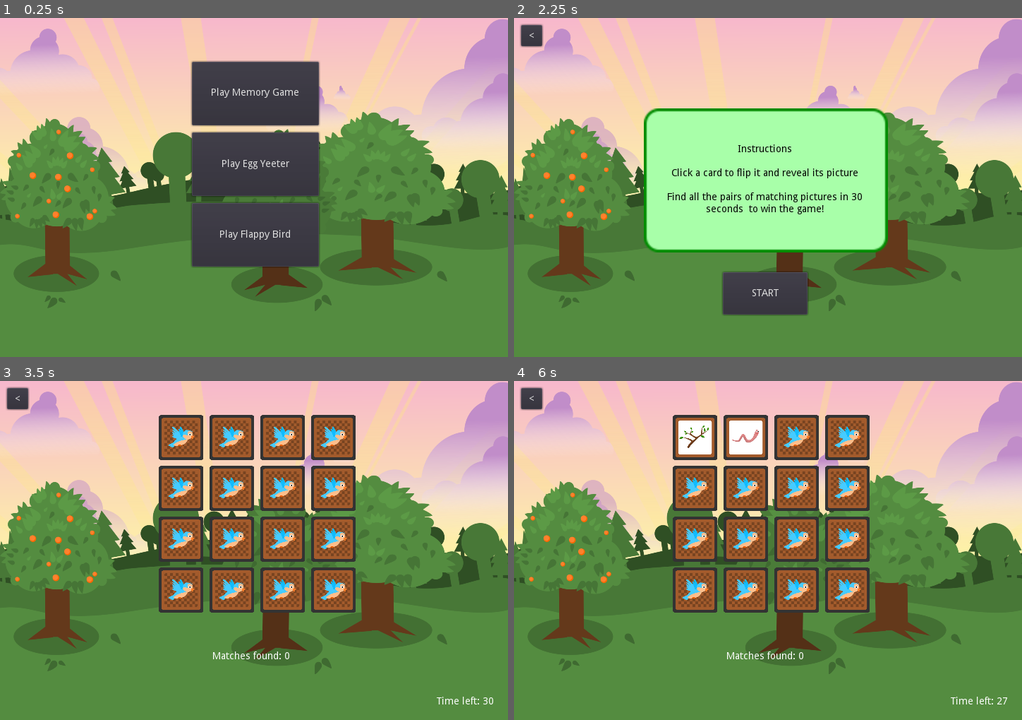
Above: before the commit, frames 1-4 (two rows, left to right).
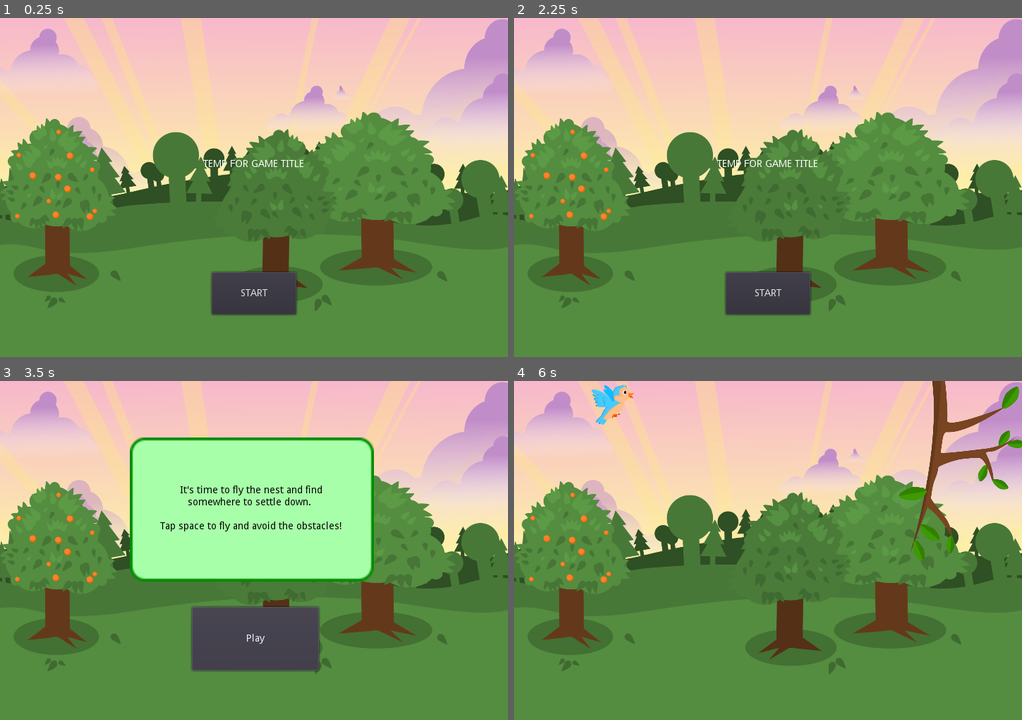
Above: after the commit, the same moments.

Repository: benfernandes/gamejam-august-2020
Game: Godot game, scene res://Main.tscn
The game is run twice, just before and just after one commit, with the same random seed, the same clock (stepped at 60 frames per second) and the same inputs.
Inputs (mouse positions are in pixels of both pictures, inside the frame that each line leads up to):
- Up to frame 1 (0.25 s): no input
- Up to frame 2 (2.25 s): click (768, 92) at 0.5 s, where only the run before the commit has a clickable "Play Memory Game"; click (529, 34) at 1.25 s, where only the run before the commit has a clickable "<"; click (768, 92) at 2 s, where only the run before the commit has a clickable "Play Memory Game"
- Up to frame 3 (3.5 s): click "START" at 2.75 s
- Up to frame 4 (6 s): click (768, 638) at 3.5 s, where only the run after the commit has a clickable "Play"; move the mouse to (696, 438) at 4.27 s; hold Right (ui_right) 4.28-5.03 s; hold Space (flap) 4.28-5.03 s; click (696, 438) at 4.42 s; move the mouse to (747, 438) at 5.02 s; hold Left (ui_left) 5.03-5.78 s; tap Space (flap) at 5.1, 5.27, 5.57 s; click (747, 438) at 5.17 s; move the mouse to (798, 438) at 5.77 s; hold Right (ui_right) from 5.78 s (still down); hold Space (flap) from 5.78 s (still down); click (798, 438) at 5.92 s

The runs differ from the first frame. In frame 1, 17% of the frame differs, in the area x 37-64%, y 12-88%; in frame 2, 21%; in frame 3, 31%, in the area x 1-98%, y 1-96%; in frame 4, 22%.

Commit message:
Update main screen with flow and difficulty (#3)
* Make main screen with flow and difficulty

* fixes

Diff:
--- a/Main.gd
+++ b/Main.gd
@@ -6,40 +6,84 @@
 var egg_yeeter_game_instance
 var flappy_bird
 var flappy_bird_instance
-var difficulty = "easy"
+var current_difficulty = "easy"
+var current_act = 1
 
 func _ready():
+	hide_main_screen()
 	memory_game = preload("res://memory/MemoryGameMain.tscn")
 	flappy_bird = preload("res://flappy-bird/FlappyBirdMain.tscn")
 	egg_yeeter_game = preload("res://yeeter/yeeter.tscn")
-	# preload other minigames
 
-func _hide_main_screen():
+func hide_main_screen():
+	$MemoryGameTextBox.hide()
 	$MemoryGameButton.hide()
+	$EggYeeterTextBox.hide()
 	$EggYeeterButton.hide()
+	$FlappyBirdTextBox.hide()
 	$FlappyBirdButton.hide()
-	# add the other buttons to hide here
+	$EggHatchTextBox.hide()
+
+func handle_game_won(game):
+	if game == "memory":
+		$EggYeeterTextBox.show()
+		$EggYeeterButton.show()
+		egg_yeeter_game_instance = egg_yeeter_game.instance()
+		egg_yeeter_game_instance.difficulty = current_difficulty
+	elif game == "yeeter":
+		$EggHatchTextBox.show()
+		proceed_to_next_act()
+	elif game == "hatch":
+		$FlappyBirdTextBox.show()
+		$FlappyBirdButton.show()
+		flappy_bird_instance = flappy_bird.instance()
+		flappy_bird_instance.difficulty = current_difficulty
+	elif game == "flappy":
+		$MemoryGameTextBox.show()
+		$MemoryGameButton.show()
+		memory_game_instance = memory_game.instance()
+		memory_game_instance.difficulty = current_difficulty
 
 func show_main_screen():
-	$MemoryGameButton.show()
-	$EggYeeterButton.show()
+	$FlappyBirdTextBox.show()
 	$FlappyBirdButton.show()
-	# add the other buttons to show here
+	flappy_bird_instance = flappy_bird.instance()
 
 func _on_MemoryGameButton_pressed():
-	memory_game_instance = memory_game.instance()
-	_hide_main_screen()
+	hide_main_screen()
 	add_child(memory_game_instance)
 
 func _on_EggYeeterButton_pressed():
-	egg_yeeter_game_instance = egg_yeeter_game.instance()
-	_hide_main_screen()
+	hide_main_screen()
 	add_child(egg_yeeter_game_instance)
 
 func _on_FlappyBirdButton_pressed():
-	flappy_bird_instance = flappy_bird.instance()
-	_hide_main_screen()
+	hide_main_screen()
 	add_child(flappy_bird_instance)
-	flappy_bird_instance.difficulty = "easy"
 
-# add functions to play other minigames here
+func proceed_to_next_act():
+	if current_act == 1:
+		current_act = 2
+		current_difficulty = "medium"
+		print("Setting difficulty to medium")
+		start_new_act_with_delay()
+		return
+	elif current_act == 2:
+		current_act = 3
+		current_difficulty = "hard"
+		print("Setting difficulty to hard")
+		start_new_act_with_delay()
+		return
+	elif current_act == 3:
+		print("finished")
+		# TODO: handle game finish
+
+func start_new_act_with_delay():
+	var next_act_timer = Timer.new()
+	next_act_timer.set_wait_time(3)
+	next_act_timer.set_one_shot(true)
+	self.add_child(next_act_timer)
+	next_act_timer.start()
+
+	yield(next_act_timer, "timeout")
+	handle_game_won("hatch")
--- a/Main.tscn
+++ b/Main.tscn
@@ -1,9 +1,11 @@
-[gd_scene load_steps=3 format=2]
+[gd_scene load_steps=5 format=2]
 
 [ext_resource path="res://Main.gd" type="Script" id=1]
 [ext_resource path="res://assets/background-v1.png" type="Texture" id=2]
+[ext_resource path="res://MainStartScreen.tscn" type="PackedScene" id=3]
+[ext_resource path="res://assets/text_container_2.png" type="Texture" id=4]
 
-[node name="Node" type="Node"]
+[node name="Main" type="Node"]
 script = ExtResource( 1 )
 
 [node name="Background" type="TextureRect" parent="."]
@@ -19,31 +21,166 @@
 }
 
 [node name="MemoryGameButton" type="Button" parent="."]
-margin_left = 272.265
-margin_top = 61.8323
-margin_right = 452.265
-margin_bottom = 151.832
-text = "Play Memory Game"
+margin_left = 272.0
+margin_top = 320.0
+margin_right = 452.0
+margin_bottom = 410.0
+text = "Play"
 __meta__ = {
 "_edit_use_anchors_": false
 }
 
 [node name="EggYeeterButton" type="Button" parent="."]
 margin_left = 272.0
-margin_top = 162.324
+margin_top = 320.0
 margin_right = 452.0
-margin_bottom = 252.324
-text = "Play Egg Yeeter"
+margin_bottom = 410.0
+text = "Play"
+__meta__ = {
+"_edit_use_anchors_": false,
+"_editor_description_": ""
+}
 
 [node name="FlappyBirdButton" type="Button" parent="."]
 margin_left = 272.0
-margin_top = 262.135
+margin_top = 320.0
 margin_right = 452.0
-margin_bottom = 352.135
-text = "Play Flappy Bird"
+margin_bottom = 410.0
+text = "Play"
 __meta__ = {
-"_edit_use_anchors_": false
+"_edit_use_anchors_": false,
+"_editor_description_": ""
+}
+
+[node name="MainStartScreen" parent="." instance=ExtResource( 3 )]
+
+[node name="MemoryGameTextBox" type="TextureRect" parent="."]
+margin_left = 184.0
+margin_top = 80.0
+margin_right = 357.0
+margin_bottom = 182.0
+rect_scale = Vector2( 2, 2 )
+mouse_filter = 2
+texture = ExtResource( 4 )
+__meta__ = {
+"_edit_group_": true,
+"_edit_use_anchors_": false,
+"_editor_description_": ""
+}
+
+[node name="MemoryGameText" type="Label" parent="MemoryGameTextBox"]
+margin_left = 16.0
+margin_right = 296.0
+margin_bottom = 202.0
+rect_scale = Vector2( 0.5, 0.5 )
+custom_colors/font_color = Color( 0, 0, 0, 1 )
+text = "This place looks nice. Better build a nest!
+
+
+Click a card to flip it and reveal something you might want for your nest.
+
+Find all the matching pairs within the time limit to win the game!"
+align = 1
+valign = 1
+autowrap = true
+__meta__ = {
+"_edit_use_anchors_": false,
+"_editor_description_": ""
+}
+
+[node name="EggYeeterTextBox" type="TextureRect" parent="."]
+margin_left = 184.0
+margin_top = 80.0
+margin_right = 357.0
+margin_bottom = 182.0
+rect_scale = Vector2( 2, 2 )
+mouse_filter = 2
+texture = ExtResource( 4 )
+__meta__ = {
+"_edit_group_": true,
+"_edit_use_anchors_": false,
+"_editor_description_": ""
+}
+
+[node name="EggYeeterText" type="Label" parent="EggYeeterTextBox"]
+margin_left = 16.0
+margin_right = 296.0
+margin_bottom = 202.0
+rect_scale = Vector2( 0.5, 0.5 )
+custom_colors/font_color = Color( 0, 0, 0, 1 )
+text = "What a lovely nest! Well done. Now time to lay some eggs!
+
+Hold space to lay an egg and use the left and right buttons to aim. Release the spacebar to  shoot the egg out.
+
+Get as many eggs as you can into the backet!"
+align = 1
+valign = 1
+autowrap = true
+__meta__ = {
+"_edit_use_anchors_": false,
+"_editor_description_": ""
+}
+
+[node name="EggHatchTextBox" type="TextureRect" parent="."]
+margin_left = 184.0
+margin_top = 80.0
+margin_right = 357.0
+margin_bottom = 182.0
+rect_scale = Vector2( 2, 2 )
+mouse_filter = 2
+texture = ExtResource( 4 )
+__meta__ = {
+"_edit_group_": true,
+"_edit_use_anchors_": false,
+"_editor_description_": ""
+}
+
+[node name="EggHatchText" type="Label" parent="EggHatchTextBox"]
+margin_left = 16.0
+margin_right = 296.0
+margin_bottom = 202.0
+rect_scale = Vector2( 0.5, 0.5 )
+custom_colors/font_color = Color( 0, 0, 0, 1 )
+text = "What's this? It looks like an egg is hatching!"
+align = 1
+valign = 1
+autowrap = true
+__meta__ = {
+"_edit_use_anchors_": false,
+"_editor_description_": ""
+}
+
+[node name="FlappyBirdTextBox" type="TextureRect" parent="."]
+margin_left = 184.0
+margin_top = 80.0
+margin_right = 357.0
+margin_bottom = 182.0
+rect_scale = Vector2( 2, 2 )
+mouse_filter = 2
+texture = ExtResource( 4 )
+__meta__ = {
+"_edit_group_": true,
+"_edit_use_anchors_": false,
+"_editor_description_": ""
+}
+
+[node name="FlappyBirdText" type="Label" parent="FlappyBirdTextBox"]
+margin_left = 16.0
+margin_right = 296.0
+margin_bottom = 202.0
+rect_scale = Vector2( 0.5, 0.5 )
+custom_colors/font_color = Color( 0, 0, 0, 1 )
+text = "It's time to fly the nest and find somewhere to settle down.
+
+Tap space to fly and avoid the obstacles!"
+align = 1
+valign = 1
+autowrap = true
+__meta__ = {
+"_edit_use_anchors_": false,
+"_editor_description_": ""
 }
 [connection signal="pressed" from="MemoryGameButton" to="." method="_on_MemoryGameButton_pressed"]
 [connection signal="pressed" from="EggYeeterButton" to="." method="_on_EggYeeterButton_pressed"]
 [connection signal="pressed" from="FlappyBirdButton" to="." method="_on_FlappyBirdButton_pressed"]
+[connection signal="begin" from="MainStartScreen" to="." method="show_main_screen"]
--- a/flappy-bird/StartScreen.gd
+++ b/MainStartScreen.gd
@@ -1,8 +1,8 @@
 extends CanvasLayer
 
-signal start_game
+signal begin
 
 func _on_StartButton_pressed():
 	$StartButton.hide()
-	$Instructions.hide()
-	emit_signal("start_game")
+	$GameTitleLabel.hide()
+	emit_signal("begin")
--- /dev/null
+++ b/MainStartScreen.tscn
@@ -0,0 +1,28 @@
+[gd_scene load_steps=2 format=2]
+
+[ext_resource path="res://MainStartScreen.gd" type="Script" id=1]
+
+[node name="MainStartScreen" type="CanvasLayer"]
+script = ExtResource( 1 )
+
+[node name="StartButton" type="Button" parent="."]
+margin_left = 300.0
+margin_top = 360.0
+margin_right = 420.0
+margin_bottom = 420.0
+text = "START"
+__meta__ = {
+"_edit_use_anchors_": false,
+"_editor_description_": ""
+}
+
+[node name="GameTitleLabel" type="Label" parent="."]
+margin_left = 288.0
+margin_top = 200.0
+margin_right = 431.0
+margin_bottom = 214.0
+text = "TEMP FOR GAME TITLE"
+__meta__ = {
+"_edit_use_anchors_": false
+}
+[connection signal="pressed" from="StartButton" to="." method="_on_StartButton_pressed"]
--- a/flappy-bird/FlappyBirdMain.gd
+++ b/flappy-bird/FlappyBirdMain.gd
@@ -1,14 +1,11 @@
 extends Node
-
 var difficulty = "easy"
 
 func _ready():
-	pass # Replace with function body.
-
-func new_game():
+	print(difficulty)
 	$FlappyBird.show()
 	$FlappyBird.start(difficulty)
 
 func game_over():
-	get_parent().show_main_screen()
+	get_parent().handle_game_won("flappy")
 	queue_free()
--- a/flappy-bird/FlappyBirdMain.tscn
+++ b/flappy-bird/FlappyBirdMain.tscn
@@ -1,6 +1,5 @@
-[gd_scene load_steps=4 format=2]
+[gd_scene load_steps=3 format=2]
 
-[ext_resource path="res://flappy-bird/StartScreen.tscn" type="PackedScene" id=1]
 [ext_resource path="res://flappy-bird/FlappyBird.tscn" type="PackedScene" id=2]
 [ext_resource path="res://flappy-bird/FlappyBirdMain.gd" type="Script" id=4]
 
@@ -9,7 +8,3 @@
 
 [node name="FlappyBird" parent="." instance=ExtResource( 2 )]
 z_index = 1
-
-[node name="StartScreen" parent="." instance=ExtResource( 1 )]
-layer = 0
-[connection signal="start_game" from="StartScreen" to="." method="new_game"]
--- a/flappy-bird/StartScreen.tscn
+++ b/flappy-bird/StartScreen.tscn
@@ -1,9 +1,19 @@
 [gd_scene load_steps=2 format=2]
 
-[ext_resource path="res://flappy-bird/StartScreen.gd" type="Script" id=1]
+[sub_resource type="GDScript" id=1]
+script/source = "extends CanvasLayer
+
+signal start_game
+
+func _on_StartButton_pressed():
+	$StartButton.hide()
+	$Instructions.hide()
+	emit_signal(\"start_game\")
+
+"
 
 [node name="StartScreen" type="CanvasLayer"]
-script = ExtResource( 1 )
+script = SubResource( 1 )
 
 [node name="Instructions" type="RichTextLabel" parent="."]
 margin_left = 251.0
--- a/memory/HUD.gd
+++ b/memory/HUD.gd
@@ -3,28 +3,14 @@
 var matches_found_template
 var time_left_template
 
-signal start_game
-
 func _ready():
-	$MatchesFoundLabel.hide()
-	$TimeLeftLabel.hide()
 	$ResultsContainer.hide()
 	matches_found_template = "Matches found: %s"
 	time_left_template = "Time left: %s"
 
-func _on_StartButton_pressed():
-	$StartButton.hide()
-	$InstructionContainer.hide()
-	$MatchesFoundLabel.show()
-	$TimeLeftLabel.show()
-	emit_signal("start_game")
-
 func update_matches(number_of_matches):
 	var matches_found_string = matches_found_template % str(number_of_matches)
 	$MatchesFoundLabel.text = matches_found_string
-
-func update_matches_color():
-	$MatchesFoundLabel.add_color_override("font_color", Color(0,1,0))
 
 func update_time_left(time):
 	var time_left_string = time_left_template % str(time)
--- a/memory/HUD.tscn
+++ b/memory/HUD.tscn
@@ -5,16 +5,6 @@
 
 [node name="HUD" type="CanvasLayer"]
 script = ExtResource( 2 )
-
-[node name="StartButton" type="Button" parent="."]
-margin_left = 296.0
-margin_top = 360.0
-margin_right = 416.0
-margin_bottom = 420.0
-text = "START"
-__meta__ = {
-"_edit_use_anchors_": false
-}
 
 [node name="MatchesFoundLabel" type="Label" parent="."]
 margin_left = 296.0
@@ -33,54 +23,9 @@
 margin_top = 424.0
 margin_right = 720.0
 margin_bottom = 484.0
-text = "Time left: 30"
 align = 1
 valign = 1
 __meta__ = {
-"_edit_use_anchors_": false
-}
-
-[node name="ResultsLabel" type="Label" parent="."]
-margin_left = 300.0
-margin_top = 180.0
-margin_right = 420.0
-margin_bottom = 240.0
-custom_colors/font_color = Color( 0, 0, 0, 1 )
-align = 1
-valign = 1
-__meta__ = {
-"_edit_use_anchors_": false
-}
-
-[node name="InstructionContainer" type="TextureRect" parent="."]
-margin_left = 184.0
-margin_top = 128.0
-margin_right = 357.0
-margin_bottom = 230.0
-rect_scale = Vector2( 2, 2 )
-mouse_filter = 2
-texture = ExtResource( 1 )
-__meta__ = {
-"_edit_group_": true,
-"_edit_use_anchors_": false
-}
-
-[node name="Instructions" type="Label" parent="InstructionContainer"]
-margin_left = 16.0
-margin_right = 296.0
-margin_bottom = 202.0
-rect_scale = Vector2( 0.5, 0.5 )
-custom_colors/font_color = Color( 0, 0, 0, 1 )
-text = "Instructions
-
-Click a card to flip it and reveal its picture
-
-Find all the pairs of matching pictures in 30 seconds  to win the game!"
-align = 1
-valign = 1
-autowrap = true
-__meta__ = {
-"_edit_group_": true,
 "_edit_use_anchors_": false
 }
 
@@ -105,4 +50,3 @@
 __meta__ = {
 "_edit_use_anchors_": false
 }
-[connection signal="pressed" from="StartButton" to="." method="_on_StartButton_pressed"]
--- a/memory/MemoryGame.gd
+++ b/memory/MemoryGame.gd
@@ -10,9 +10,6 @@
 var number_of_matches
 
 func _ready():
-	hide()
-
-func start():
 	selected_card1_image = "Card 1"
 	selected_card2_image = "Card 2"
 	card_default = preload("res://assets/memory/card-back.png")
@@ -65,7 +62,6 @@
 		get_node(pair_card2).front_image = images[i].image
 		get_node(pair_card2).card_name = images[i].name
 
-
 func check_if_match():
 	disable_card_clicks()
 	var matched = selected_card1_image == selected_card2_image
--- a/memory/MemoryGameMain.gd
+++ b/memory/MemoryGameMain.gd
@@ -1,19 +1,21 @@
 extends Node
 
-var number_of_matches
-var max_matches
+var number_of_matches = 0
+var max_matches = 7
 var game_time
+var difficulty = "easy"
 
 func _ready():
-	number_of_matches = 0
-	max_matches = 7
-	game_time = 30
+	match difficulty:
+		"easy":
+			game_time = 45
+		"medium":
+			game_time = 30
+		"hard":
+			game_time = 25
 	randomize()
-
-func new_game():
-	$Board.show()
-	$Board.start()
 	$SecondTicker.start()
+	$HUD.update_time_left(game_time)
 
 func add_match():
 	number_of_matches += 1
@@ -47,5 +49,5 @@
 	close_game()
 
 func close_game():
-	get_parent().show_main_screen()
+	get_parent().handle_game_won("memory")
 	queue_free()
--- a/memory/MemoryGameMain.tscn
+++ b/memory/MemoryGameMain.tscn
@@ -14,16 +14,5 @@
 layer = 0
 
 [node name="SecondTicker" type="Timer" parent="."]
-
-[node name="Button" type="Button" parent="."]
-margin_left = 10.0
-margin_top = 10.0
-margin_right = 40.0
-margin_bottom = 40.0
-text = "<"
-__meta__ = {
-"_edit_use_anchors_": false
-}
-[connection signal="start_game" from="HUD" to="." method="new_game"]
 [connection signal="timeout" from="SecondTicker" to="." method="_on_SecondTicker_timeout"]
 [connection signal="pressed" from="Button" to="." method="_on_Button_pressed"]
--- a/yeeter/yeeter.gd
+++ b/yeeter/yeeter.gd
@@ -12,6 +12,8 @@
 # Bird cannon
 export (NodePath) var bird_cannon_path
 onready var bird_cannon = get_node(bird_cannon_path)
+
+var difficulty = "easy"
 
 func _ready():
 	$end_overlay.hide()
@@ -43,7 +45,7 @@
 	close_game()
 
 func close_game():
-	get_parent().show_main_screen()
+	get_parent().handle_game_won("yeeter")
 	queue_free()
 
 func _on_yeeter_game_finished():
Not shown: 1 places in yeeter/yeeter.tscn that only renumber resources
